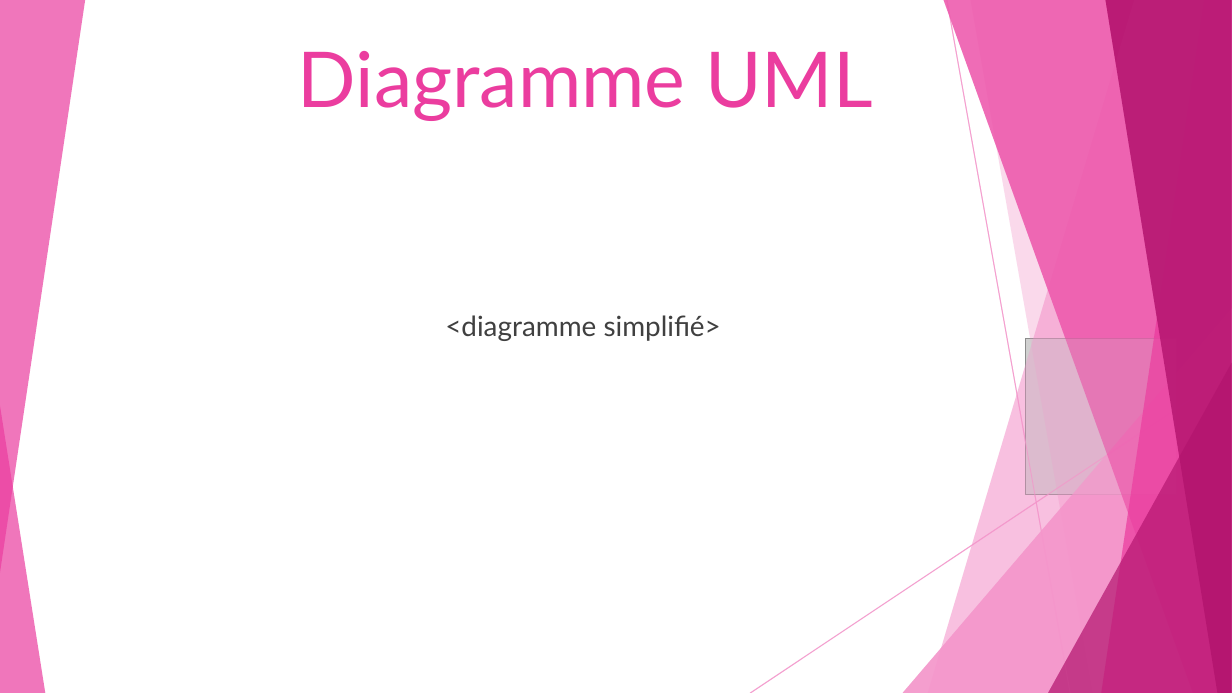
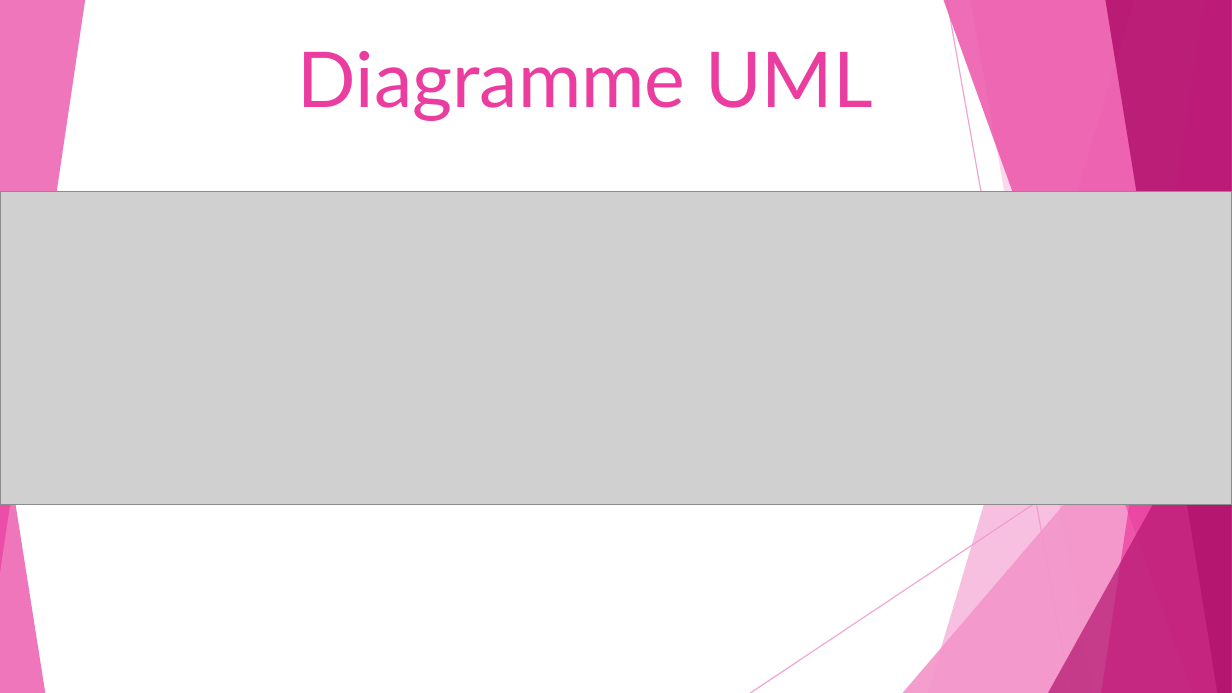
Before and after one commit to djaquet5/MCR-Prototype, a slide deck: slide 4 of Prototype-Pratique.pptx. Drawn at 1232x693 pixels with LibreOffice and Linux fonts; fonts in the diff are those of the drawing; grey boxes stand for pictures. Boxes give left, top, right and bottom in pixels: in the first picture for what was removed or moved away, otherwise in the second. Text is boxed around its words. In the diff, an @@ line names an element or a change of style, - is before the commit and + after.

```diff
--- a/Prototype-Pratique.pptx
+++ b/Prototype-Pratique.pptx
@@ picture added at [0, 192, 1232, 505] @@
@@ text removed at [445, 315, 721, 341] @@
-<diagramme simplifié>
@@ picture removed at [1026, 338, 1177, 494] @@
```
Also in this commit, not shown: 2 other slides changed, 1 slide added.
